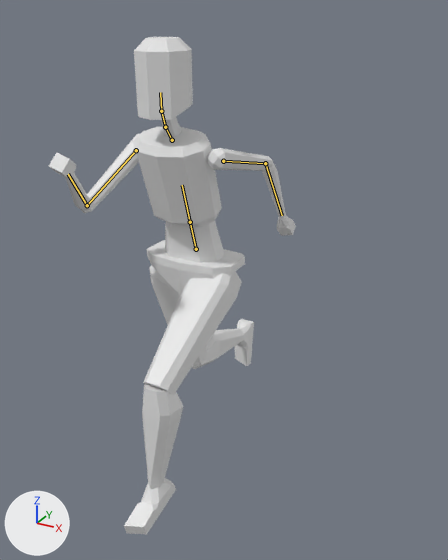
An edit to the glTF model template_psx_charter_2.0_godot_example/animations/template_psx_charter.glb, drawn before and after from the same camera.
Both versions are drawn from a camera (50 mm lens) standing at (1.28, -2.06, 1.9) and looking at (0.11, 0.05, 0.84). Arrows for +X, +Y and +Z are at lower left; the lights stay in place. Both versions are drawn at frame 32 of the action 'run_legs_only-loop'; the numbers are the values there. The bones that change are drawn over the model as lines.
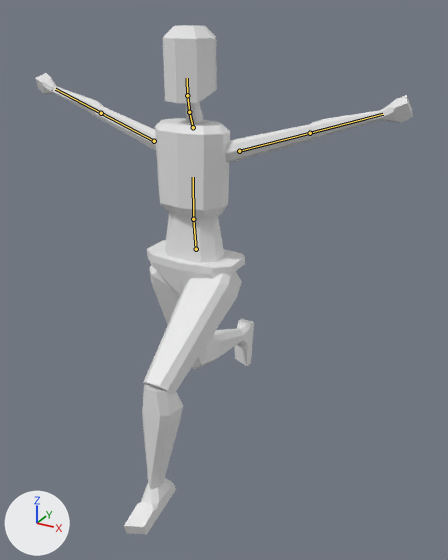
Location of each change, (x1, y1, x2, y2) in pixels of the pictures (448 x 560 px):
'Cube.005', posed (16% narrower)
    before: (133, 127, 222, 227)
    after: (155, 118, 230, 218)
'Cylinder.001', posed (8% narrower)
    before: (134, 37, 193, 120)
    after: (163, 25, 217, 103)
'Cube.007', posed
    before: (208, 148, 273, 171)
    after: (225, 124, 315, 162)
'Cube.003', posed
    before: (165, 220, 225, 263)
    after: (164, 212, 225, 263)
'Cube.013', posed (44% shorter)
    before: (81, 134, 139, 213)
    after: (95, 106, 156, 150)
'Cube.008', posed (204% wider, 49% shorter)
    before: (262, 163, 286, 219)
    after: (308, 110, 383, 138)
'Cube.014', posed (86% wider, 21% shorter)
    before: (65, 173, 92, 211)
    after: (52, 86, 103, 116)
'Cube.009', posed
    before: (276, 216, 296, 236)
    after: (380, 95, 413, 123)
'Cube.015', posed (21% narrower, 15% shorter)
    before: (49, 153, 76, 178)
    after: (36, 73, 57, 94)
'Cylinder', posed
    before: (161, 117, 181, 137)
    after: (185, 103, 204, 123)
bone 'spine.001', root to tip
    before: (196, 249) to (190, 222)
    after: (196, 249) to (193, 219)
bone 'spine.002', root to tip
    before: (190, 222) to (182, 185)
    after: (193, 219) to (193, 177)
bone 'spine.004', root to tip
    before: (172, 140) to (165, 127)
    after: (193, 127) to (189, 112)
bone 'spine.005', root to tip
    before: (165, 127) to (161, 111)
    after: (189, 112) to (187, 95)
bone 'spine.006', root to tip
    before: (161, 111) to (160, 92)
    after: (187, 95) to (187, 78)
bone 'upper_arm.L', root to tip
    before: (223, 161) to (265, 163)
    after: (239, 151) to (310, 133)
bone 'forearm.L', root to tip
    before: (265, 163) to (282, 215)
    after: (310, 133) to (383, 114)
bone 'upper_arm.R', root to tip
    before: (136, 150) to (87, 205)
    after: (154, 141) to (101, 113)
bone 'forearm.R', root to tip
    before: (87, 205) to (68, 174)
    after: (101, 113) to (55, 89)

The change, as a list of edits to the scene's bpy script:
```text
Change bone_spine_001:
    where bone_spine_001 = bpy.data.objects['metarig'].pose.bones['spine.001']  # child of 'spine'
    bone_spine_001.rotation_quaternion: (0.996, 0.094, 0.0, 0.0) -> (1.0, 0.0, 0.0, 0.0)  # degrees (11, 0, 0) -> degrees (0, 0, 0)
Change bone_spine_002:
    where bone_spine_002 = bpy.data.objects['metarig'].pose.bones['spine.002']  # child of 'spine.001'
    bone_spine_002.rotation_quaternion: (0.997, 0.077, 0.0, 0.0) -> (1.0, 0.0, 0.0, 0.0)  # degrees (9, 0, 0) -> degrees (0, 0, 0)
Change bone_spine_004:
    where bone_spine_004 = bpy.data.objects['metarig'].pose.bones['spine.004']  # child of 'spine.003'
    bone_spine_004.rotation_quaternion: (0.999, -0.053, 0.0, 0.0) -> (1.0, 0.0, 0.0, 0.0)  # degrees (-6, 0, 0) -> degrees (0, 0, 0)
Change bone_spine_005:
    where bone_spine_005 = bpy.data.objects['metarig'].pose.bones['spine.005']  # child of 'spine.004'
    bone_spine_005.rotation_quaternion: (0.999, -0.035, 0.0, 0.0) -> (1.0, 0.0, 0.0, 0.0)  # degrees (-4, 0, 0) -> degrees (0, 0, 0)
Change bone_spine_006:
    where bone_spine_006 = bpy.data.objects['metarig'].pose.bones['spine.006']  # child of 'spine.005'
    bone_spine_006.rotation_quaternion: (0.997, -0.078, 0.0, 0.0) -> (1.0, 0.0, 0.0, 0.0)  # degrees (-9, 0, 0) -> degrees (0, 0, 0)
Change bone_upper_arm_l:
    where bone_upper_arm_l = bpy.data.objects['metarig'].pose.bones['upper_arm.L']  # child of 'shoulder.L'
    bone_upper_arm_l.rotation_quaternion: (0.737, -0.258, 0.325, -0.533) -> (0.969, 0.036, 0.178, 0.166)  # degrees (-48, 12, -77) -> degrees (8, 19, 21)
Change bone_forearm_l:
    where bone_forearm_l = bpy.data.objects['metarig'].pose.bones['forearm.L']  # child of 'upper_arm.L'
    bone_forearm_l.rotation_quaternion: (0.961, 0.264, 0.0, -0.081) -> (0.983, -0.176, 0.0, 0.054)  # degrees (31, 2, -9) -> degrees (-20, 1, 6)
Change bone_upper_arm_r:
    where bone_upper_arm_r = bpy.data.objects['metarig'].pose.bones['upper_arm.R']  # child of 'shoulder.R'
    bone_upper_arm_r.rotation_quaternion: (0.668, 0.463, 0.361, 0.457) -> (0.969, 0.036, -0.178, -0.166)  # degrees (72, 3, 71) -> degrees (8, -19, -21)
Change bone_forearm_r:
    where bone_forearm_r = bpy.data.objects['metarig'].pose.bones['forearm.R']  # child of 'upper_arm.R'
    bone_forearm_r.rotation_quaternion: (0.805, 0.567, 0.0, 0.174) -> (0.983, -0.176, 0.0, -0.054)  # degrees (69, -11, 17) -> degrees (-20, -1, -6)
```
